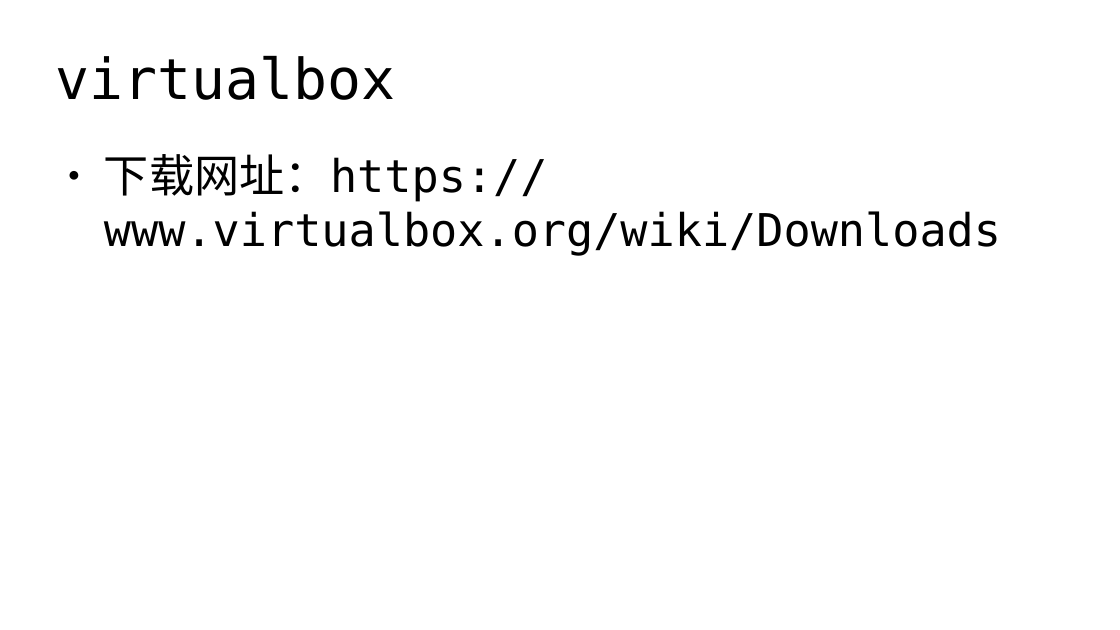
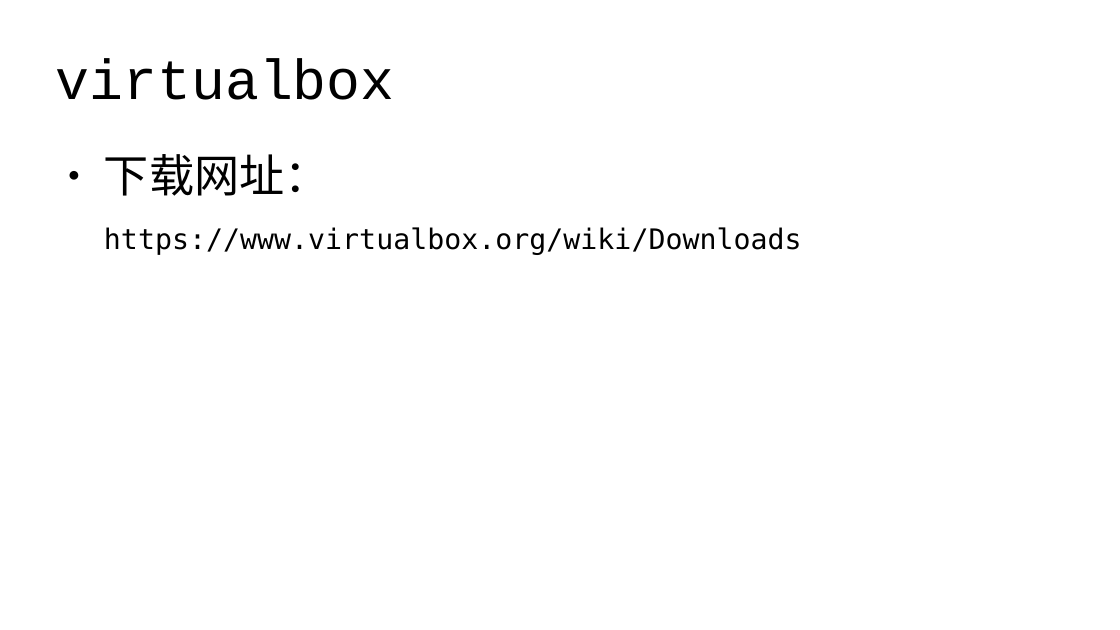
Before and after one commit to master-genius/linux-system, a slide deck: slide 5 of materials/slides/ch00-准备工作.odp. Drawn at 1120x630 pixels with LibreOffice and Linux fonts; fonts in the diff are those of the drawing. Boxes give left, top, right and bottom in pixels: in the first picture for what was removed or moved away, otherwise in the second. Text is boxed around its words. In the diff, an @@ line names an element or a change of style, - is before the commit and + after.

```diff
--- a/materials/slides/ch00-准备工作.odp
+++ b/materials/slides/ch00-准备工作.odp
@@ title "virtualbox" at bbox=[56, 58, 395, 100]: font DejaVu Sans Mono to Courier New @@
@@ text at bbox=[104, 154, 802, 255]: text changed; size 32 to 20 pt @@
-● 下载网址：https://www.virtualbox.org/wiki/Downloads
+● 下载网址：
+https://www.virtualbox.org/wiki/Downloads
```
Also in this commit, not shown: 6 other slides changed, 40 other files.
